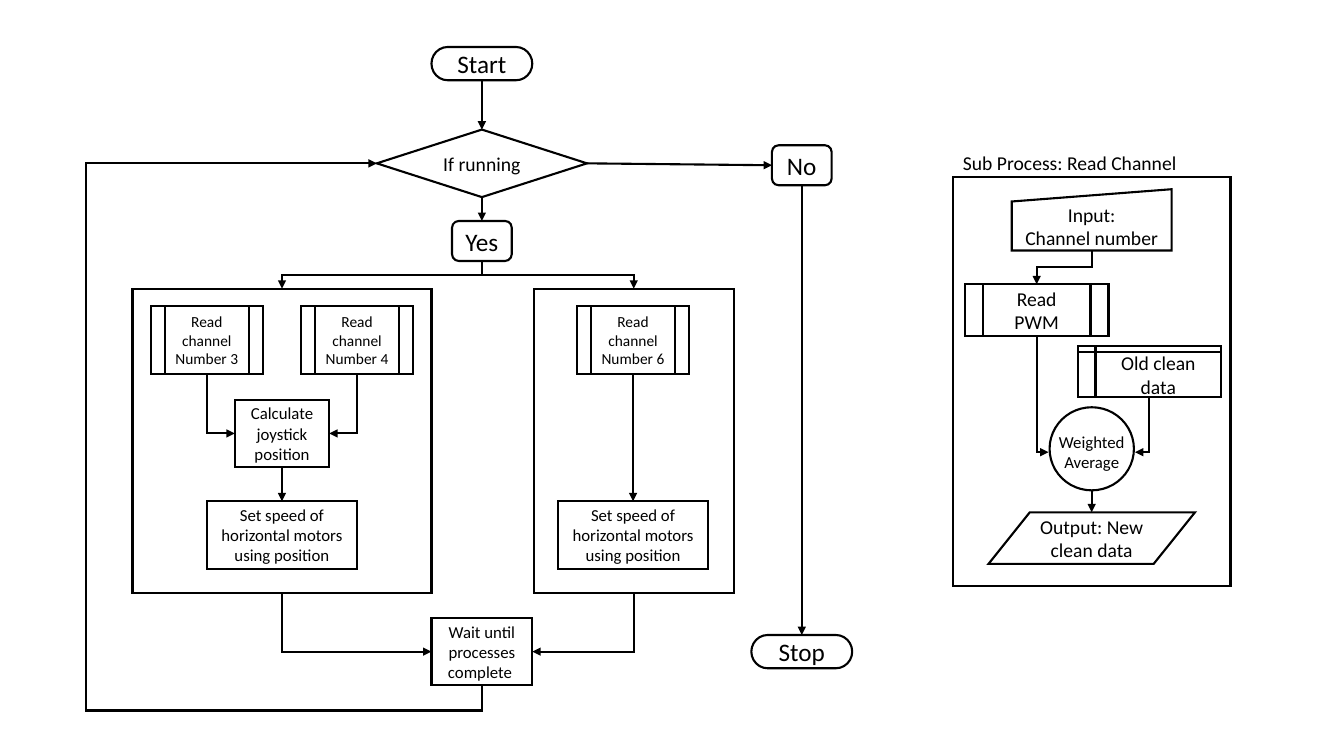
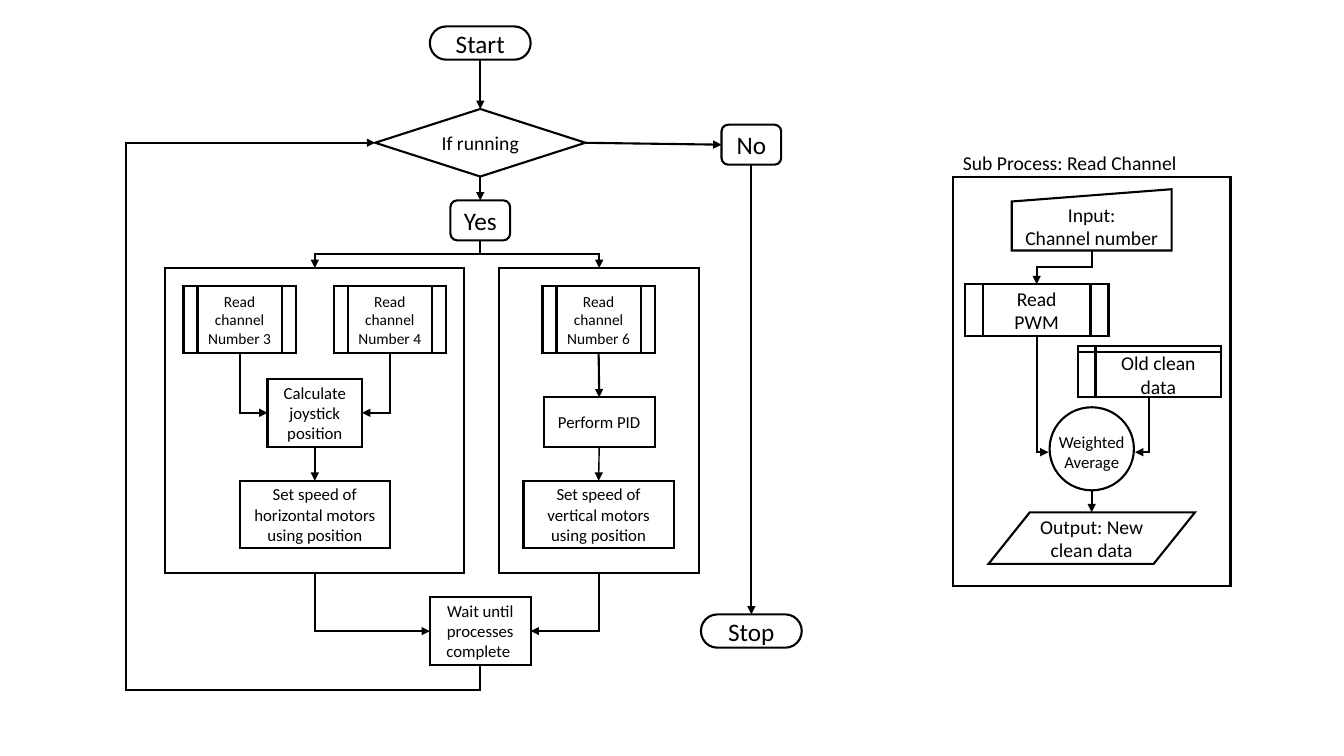
Before and after one commit to AdityaIyer2k7/robomarine, a slide deck: slide 1 of RoboMarine Docs/Robot Idea 1 Program flow.pptx. Drawn at 1344x756 pixels with LibreOffice and Linux fonts; fonts in the diff are those of the drawing. Boxes give left, top, right and bottom in pixels: in the first picture for what was removed or moved away, otherwise in the second. Text is boxed around its words. In the diff, an @@ line names an element or a change of style, - is before the commit and + after.

```diff
--- a/RoboMarine Docs/Robot Idea 1 Program flow.pptx
+++ b/RoboMarine Docs/Robot Idea 1 Program flow.pptx
@@ elbow arrow moved from (482, 686) - (377, 163) to (480, 665) - (375, 143) @@
@@ arrow moved from (587, 163) - (772, 165) to (586, 143) - (722, 145) @@
@@ 2 arrows, 1 rounded rectangle, 1 rectangle, 1 pill shape, 1 diamond: place and size @@
-2 arrows, 1 rounded rectangle, 1 rectangle, 1 pill shape, 1 diamond at bbox=[377, 47, 588, 686]
+2 arrows, 1 rounded rectangle, 1 rectangle, 1 pill shape, 1 diamond at bbox=[375, 26, 586, 665]
@@ 1 rounded rectangle, 1 pill shape, 1 arrow: place and size @@
-1 rounded rectangle, 1 pill shape, 1 arrow at bbox=[751, 145, 852, 668]
+1 rounded rectangle, 1 pill shape, 1 arrow at bbox=[701, 125, 802, 648]
@@ elbow arrow moved from (482, 261) - (282, 288) to (480, 240) - (315, 268) @@
@@ elbow arrow moved from (482, 261) - (634, 288) to (480, 240) - (600, 268) @@
@@ 2 rectangles, 1 flow chart predefined process: place and size @@
-2 rectangles, 1 flow chart predefined process at bbox=[534, 288, 734, 593]
+2 rectangles, 1 flow chart predefined process at bbox=[499, 268, 699, 573]
@@ elbow arrow moved from (357, 374) - (330, 434) to (390, 353) - (362, 413) @@
@@ arrow moved from (633, 374) - (633, 501) to (599, 353) - (599, 397) @@
@@ rectangle "Calculate joystick position": place and size @@
-rectangle "Calculate joystick position" at bbox=[235, 400, 330, 468]
+rectangle "Calculate joystick position" at bbox=[267, 379, 362, 447]
@@ rectangle added at bbox=[543, 397, 654, 448], outline #000000 1.5 pt, 12 pt, text #000000 @@
+Perform PID
@@ 2 rectangles, 2 flow chart predefined processes, 1 elbow arrow, 1 arrow: place and size @@
-2 rectangles, 2 flow chart predefined processes, 1 elbow arrow, 1 arrow at bbox=[132, 288, 432, 593]
+2 rectangles, 2 flow chart predefined processes, 1 elbow arrow, 1 arrow at bbox=[165, 268, 465, 573]
@@ arrow added from (599, 448) to (599, 481), #000000 1 pt @@
@@ text in rectangle at bbox=[547, 488, 650, 544]: text changed @@
-Set speed of horizontal motors using position
+Set speed of vertical motors using position
@@ elbow arrow moved from (282, 594) - (432, 651) to (315, 573) - (430, 631) @@
@@ elbow arrow moved from (634, 594) - (532, 651) to (600, 573) - (530, 631) @@
```
Also in this commit, not shown: 4 other files.
